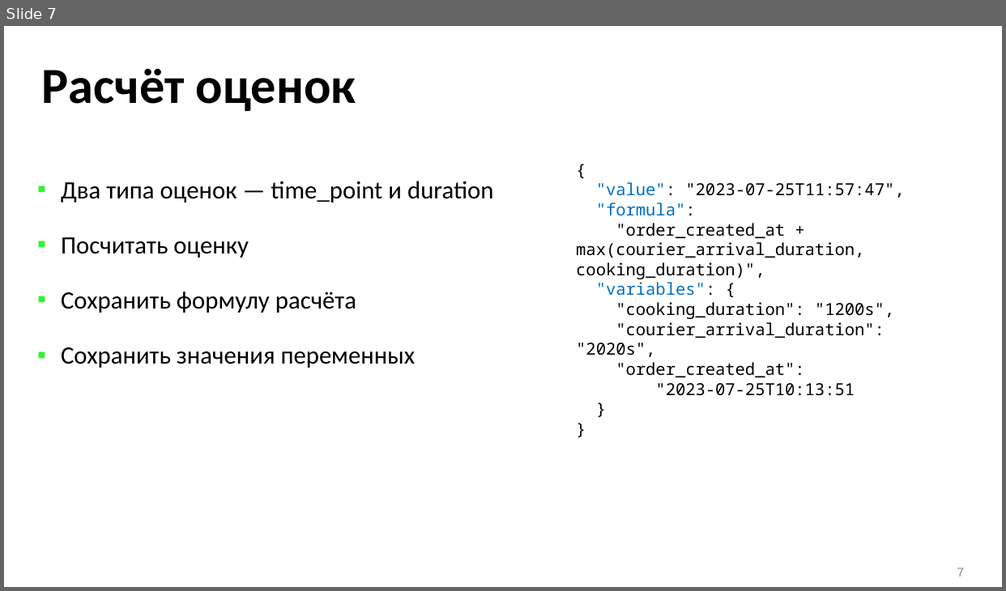
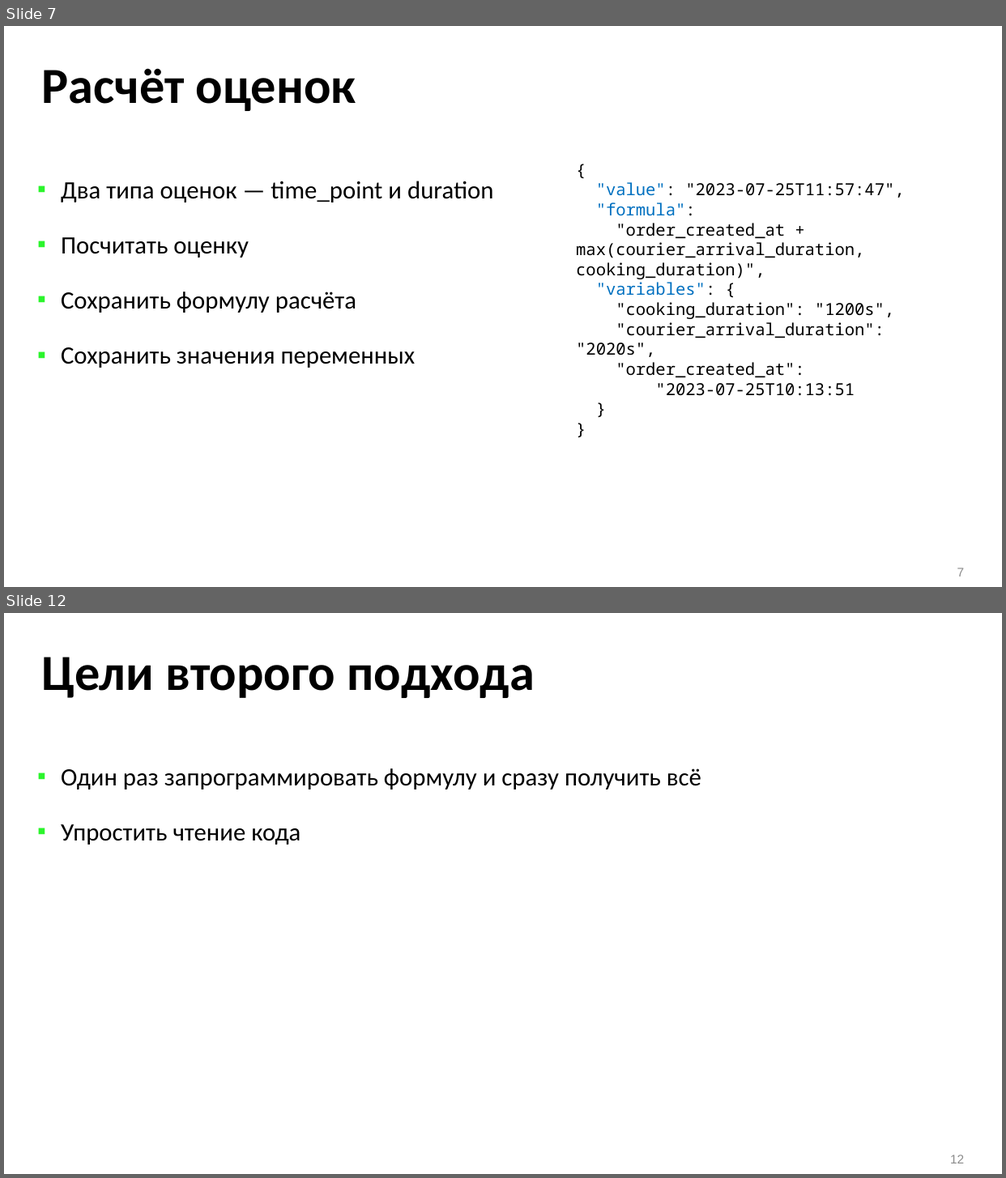
Before and after one commit to ishfb/zcc23, a slide deck: slides_new.pptx. Shown one above the other, each under a label of ours: slide 7 before the commit, slides 7 and 12 after it; the slides between them are not shown. The pictures are 1006x591 and 1006x1178 pixels, drawn with LibreOffice and Linux fonts; fonts in the diff are those of the drawing. Boxes give left, top, right and bottom in pixels: in the first picture for what was removed or moved away, otherwise in the second. Text is boxed around its words. In the diff, an @@ line names an element or a change of style, - is before the commit and + after.

```diff
--- a/slides_new.pptx
+++ b/slides_new.pptx
@@ slide 12 added at (4, 613, 1002, 1174), background #FFFFFF @@
@@ title added at (42, 657, 535, 698), 48.6 pt, text #000000, bold @@
+Цели второго подхода
@@ text added at (61, 769, 701, 845), 24 pt, text #000000 @@
+▪ Один раз запрограммировать формулу и сразу получить всё
+▪ Упростить чтение кода
@@ page number added at (950, 1155, 964, 1164), 12 pt, text #8C8C8C @@
+12
```
Also in this commit, not shown: 2 slides changed, 14 other slides added.
